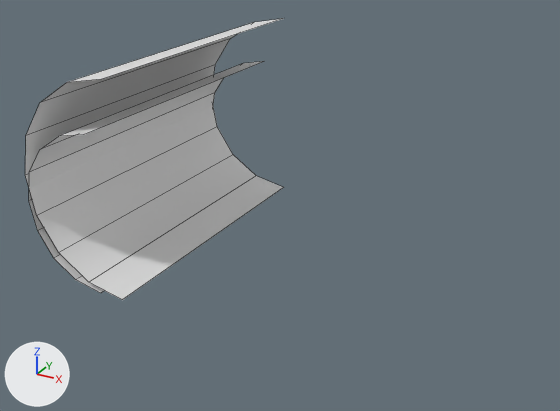
A saved change to the Blender file Content/EmulatorViewer/Blender/Blend/TransportStraight5ft.blend.
Camera for both pictures: a camera (50 mm lens) standing at (0.52, -0.465, 0.36) and looking at (0.191, 0.132, 0.061). The axes (+X, +Y, +Z) are drawn at lower left. The lights are the same throughout. Mesh edges are drawn as thin lines.

Names of what the first picture shows: 'SM_StraightTail6in', 'SM_StraightTail8in'.
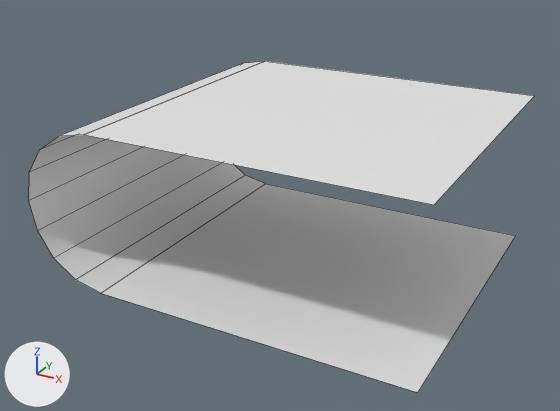
The change, as a diff of the scene's bpy script:
```diff
--- a/Content/EmulatorViewer/Blender/Blend/TransportStraight5ft.blend.py
+++ b/Content/EmulatorViewer/Blender/Blend/TransportStraight5ft.blend.py
@@ me_cube @@
+me_cube.from_pydata([(0.076, 0.0, 0.0), (0.076, 0.0, 0.152), (0.076, 0.305, 0.0), (0.076, 0.305, 0.152), (0.381, 0.0, 0.0), (0.381, 0.0, 0.152), (0.381, 0.305, 0.0), (0.381, 0.305, 0.152)], [], [(2, 6, 4, 0), (7, 3, 1, 5)])
+me_cube.polygons.foreach_set('use_smooth', [True] * 2)
@@ ob_sm_straighttail8in @@
 ob_sm_straighttail8in.location = (0.0, 0.0, 0.0)
+ob_sm_straighttail8in.hide_set(True)
@@ ob_sm_straightdynamicmain6in @@
+ob_sm_straightdynamicmain6in = bpy.data.objects.new('SM_StraightDynamicMain6in', me_cube)
+ob_sm_straightdynamicmain6in.location = (0.0, 0.0, 0.0)
```

Changed parts and their boxes [x1, y1, x2, y2] in the pictures (560 x 411 px):
'SM_StraightDynamicMain6in', added: after [85, 61, 534, 393]
'SM_StraightTail8in', hidden: before [25, 19, 284, 300]
'SM_StraightTail6in', unchanged, uncovered by the edit: before [29, 61, 264, 293]; after [29, 61, 265, 293]
